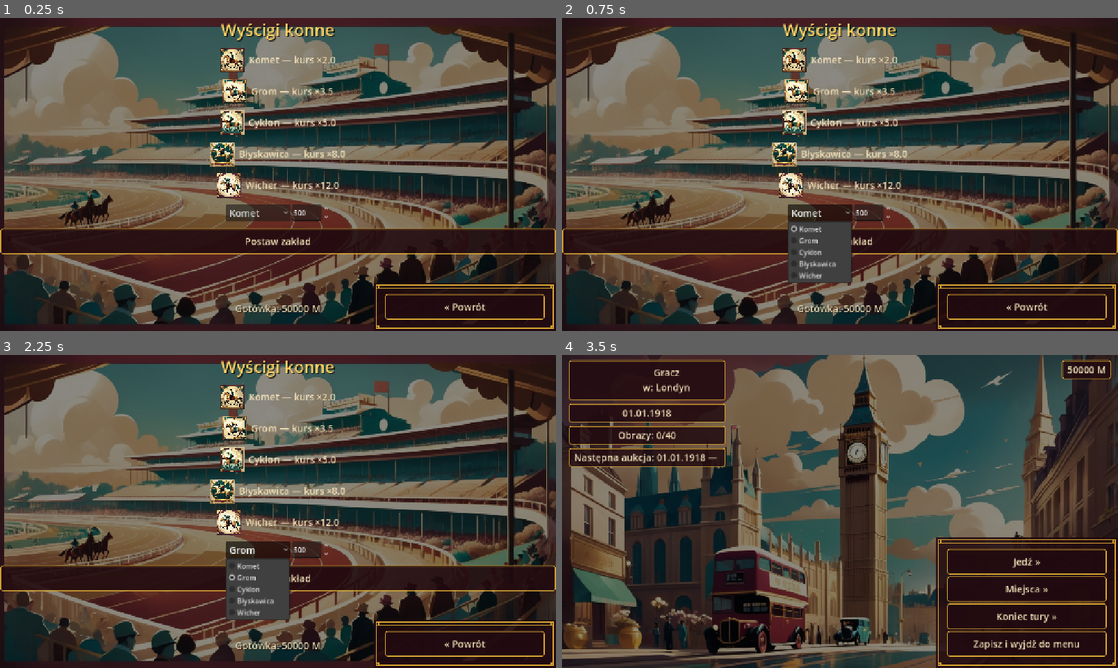
Above: before the commit, frames 1-4 (two rows, left to right).
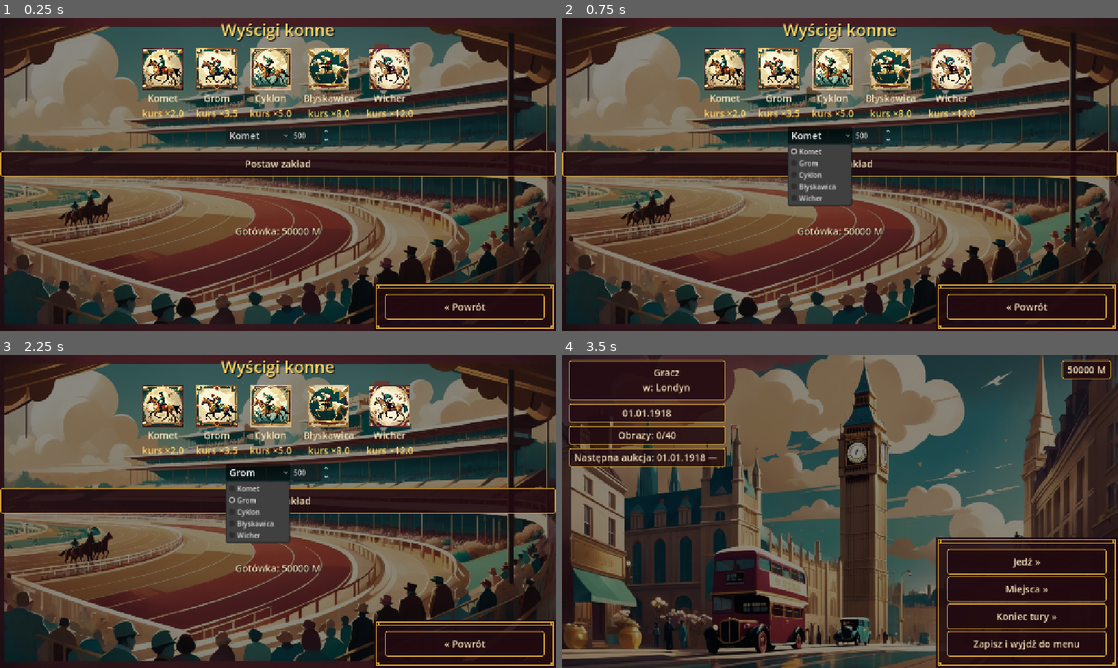
Above: after the commit, the same moments.

Repository: cinekm20/the-forger-retro-tycoon
Game: Godot game, scene res://scenes/races/Races.tscn
Same seed, same stepped clock (60 frames per second), same inputs: the game is played once before the commit and once after it. This scene is started directly instead of the project's main scene.
Inputs:
- Up to frame 1 (0.25 s): no input
- Up to frame 2 (0.75 s): click "Komet" at 0.5 s
- Up to frame 3 (2.25 s): click "Postaw zakład" at 1.25 s; click "Grom" at 2 s
- Up to frame 4 (3.5 s): click "« Powrót" at 2.75 s

The runs differ from the first frame. In frame 1, 24% of the frame differs, in the area x 0-100%, y 9-95%; in frame 2, 26%; in frame 3, 26%; in frame 4, nothing differs.

Commit message:
Races.gd: konie obok siebie, większy portret, nazwa i kurs pod spodem
Użytkownik poprosił o zmianę układu listy koni na ekranie zakładu:
zamiast pionowego rzędu (portret + jeden napis "Nazwa — kurs ×N"),
5 kolumn obok siebie w jednym poziomym rzędzie, z większym portretem
(96×96, było 56×56), nazwą pod nim i kursem jeszcze niżej — osobne
etykiety zamiast jednego połączonego tekstu.

Zweryfikowane wizualnie (Godot headless + Xvfb) i testem regresyjnym
(437/437).

Co-Authored-By: Claude Sonnet 5 <noreply@anthropic.com>
Claude-Session: https://claude.ai/code/session_01WjdcGYSPdySvPA6GKCaWaN

Diff:
--- a/game/scenes/races/Races.gd
+++ b/game/scenes/races/Races.gd
@@ -61,34 +61,51 @@
 
 	horse_ids.assign(Horses.HORSES.keys())
 
-	## Portret konia (wgrany, docs/GRAFIKA_LEONARDO.md §5) obok kursu — po
-	## cichu bez obrazka, jeśli plik jeszcze nie istnieje, tak jak wszystkie
-	## opcjonalne grafiki w tej grze. Kurs czytany z Horses.current_odds PRZY
-	## BUDOWANIU ekranu — nie musi się odświeżać w trakcie stania na tym
-	## ekranie, bo Kalendarz i tak przesuwa się tylko przy akcjach na innych
-	## ekranach (Koniec tury/podróż/Szkoła sztuki).
+	## Zgłoszenie użytkownika: konie mają stać OBOK SIEBIE (nie jeden pod
+	## drugim), z większym portretem, a pod nim nazwa i jeszcze niżej kurs —
+	## zamiast poprzedniego pionowego rzędu "portret + jeden napis z obojgiem
+	## naraz". Portret (wgrany, docs/GRAFIKA_LEONARDO.md §5) po cichu bez
+	## obrazka, jeśli plik jeszcze nie istnieje, tak jak wszystkie opcjonalne
+	## grafiki w tej grze. Kurs czytany z Horses.current_odds PRZY BUDOWANIU
+	## ekranu — nie musi się odświeżać w trakcie stania na tym ekranie, bo
+	## Kalendarz i tak przesuwa się tylko przy akcjach na innych ekranach
+	## (Koniec tury/podróż/Szkoła sztuki).
+	var horses_row := HBoxContainer.new()
+	horses_row.alignment = BoxContainer.ALIGNMENT_CENTER
+	horses_row.add_theme_constant_override("separation", 28)
+	root.add_child(horses_row)
+
 	for horse_id in horse_ids:
 		var horse: Dictionary = Horses.HORSES[horse_id]
-		var row := HBoxContainer.new()
-		row.alignment = BoxContainer.ALIGNMENT_CENTER
-		row.add_theme_constant_override("separation", 10)
-		root.add_child(row)
+		var card := VBoxContainer.new()
+		card.alignment = BoxContainer.ALIGNMENT_CENTER
+		card.add_theme_constant_override("separation", 4)
+		horses_row.add_child(card)
 
 		var portrait := TextureRect.new()
-		portrait.custom_minimum_size = Vector2(56, 56)
+		portrait.custom_minimum_size = Vector2(96, 96)
 		portrait.expand_mode = TextureRect.EXPAND_IGNORE_SIZE
 		portrait.stretch_mode = TextureRect.STRETCH_KEEP_ASPECT_CENTERED
 		portrait.mouse_filter = Control.MOUSE_FILTER_IGNORE
+		portrait.size_flags_horizontal = Control.SIZE_SHRINK_CENTER
 		var image_path: String = horse["image"]
 		if ResourceLoader.exists(image_path):
 			portrait.texture = load(image_path)
-		row.add_child(portrait)
-
-		var label := Label.new()
-		label.text = tr("%s — kurs ×%.1f") % [horse["name"], Horses.get_odds(horse_id)]
-		label.add_theme_font_size_override("font_size", ScreenHelpers.BODY_FONT_SIZE)
-		label.add_theme_color_override("font_color", ScreenHelpers.COLOR_CREAM)
-		row.add_child(label)
+		card.add_child(portrait)
+
+		var name_label := Label.new()
+		name_label.text = horse["name"]
+		name_label.horizontal_alignment = HORIZONTAL_ALIGNMENT_CENTER
+		name_label.add_theme_font_size_override("font_size", ScreenHelpers.BODY_FONT_SIZE)
+		name_label.add_theme_color_override("font_color", ScreenHelpers.COLOR_CREAM)
+		card.add_child(name_label)
+
+		var odds_label := Label.new()
+		odds_label.text = tr("kurs ×%.1f") % Horses.get_odds(horse_id)
+		odds_label.horizontal_alignment = HORIZONTAL_ALIGNMENT_CENTER
+		odds_label.add_theme_font_size_override("font_size", ScreenHelpers.BODY_FONT_SIZE)
+		odds_label.add_theme_color_override("font_color", ScreenHelpers.COLOR_GOLD_BRIGHT)
+		card.add_child(odds_label)
 
 	var bet_row := HBoxContainer.new()
 	bet_row.alignment = BoxContainer.ALIGNMENT_CENTER
